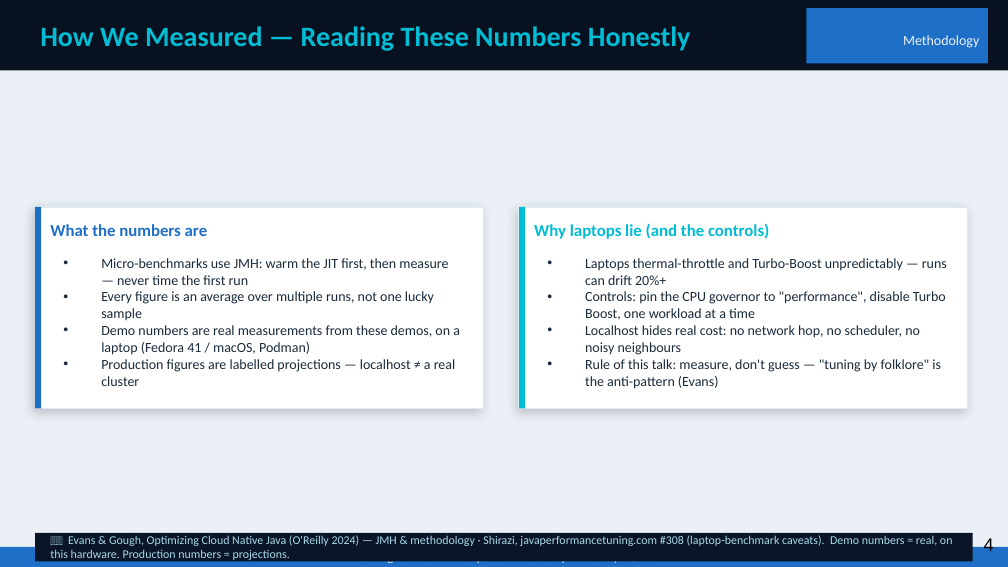
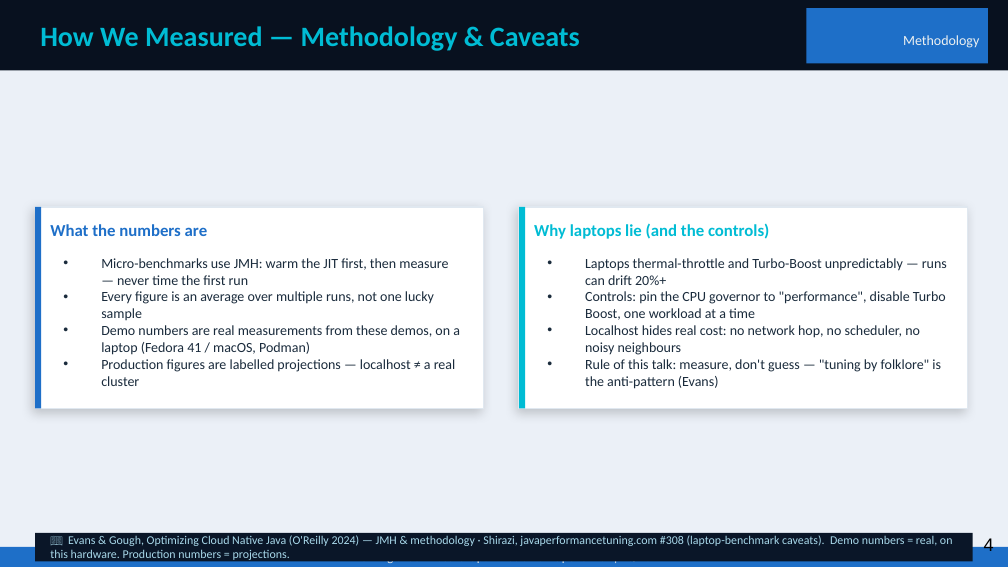
Before and after one commit to patterncatalyst/quarkus-optimization, a slide deck: slide 4 of presentation/optimizing-quarkus-on-kubernetes.pptx. Drawn at 1008x567 pixels with LibreOffice and Linux fonts; fonts in the diff are those of the drawing. Boxes give left, top, right and bottom in pixels: in the first picture for what was removed or moved away, otherwise in the second. Text is boxed around its words. In the diff, an @@ line names an element or a change of style, - is before the commit and + after.

```diff
--- a/presentation/optimizing-quarkus-on-kubernetes.pptx
+++ b/presentation/optimizing-quarkus-on-kubernetes.pptx
@@ text at bbox=[40, 26, 580, 51]: text changed @@
-How We Measured — Reading These Numbers Honestly
+How We Measured — Methodology & Caveats
```
Also in this commit, not shown: 4 other slides changed, 1 other file.
